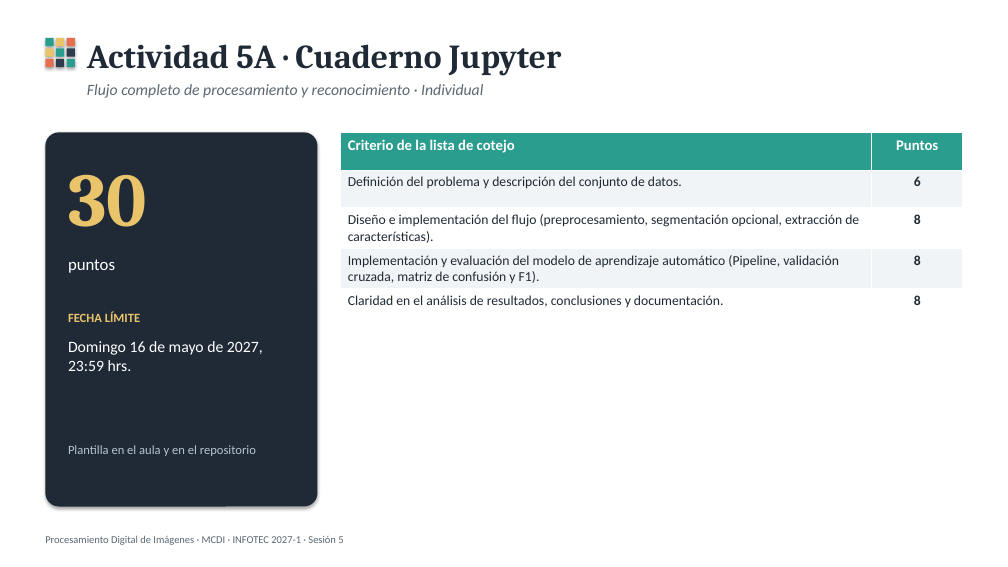
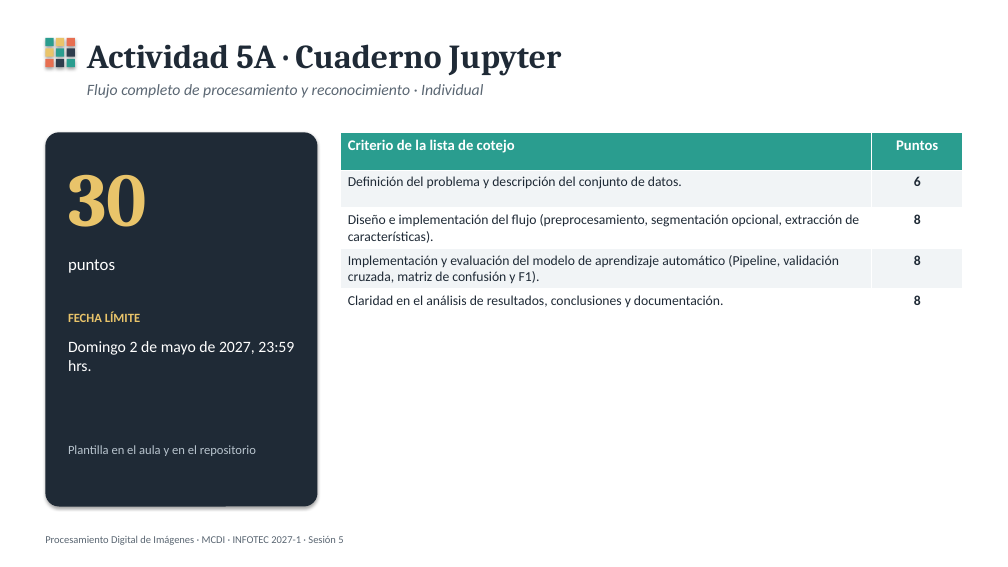
Before and after one commit to egonzalez1989/pdi-mcdi, a slide deck: slide 11 of presentaciones/S5_Reconocimiento_clasico_y_profundo.pptx. Drawn at 1008x567 pixels with LibreOffice and Linux fonts; fonts in the diff are those of the drawing. Boxes give left, top, right and bottom in pixels: in the first picture for what was removed or moved away, otherwise in the second. Text is boxed around its words. In the diff, an @@ line names an element or a change of style, - is before the commit and + after.

```diff
--- a/presentaciones/S5_Reconocimiento_clasico_y_profundo.pptx
+++ b/presentaciones/S5_Reconocimiento_clasico_y_profundo.pptx
@@ text at bbox=[68, 341, 294, 371]: text changed @@
-Domingo 16 de mayo de 2027, 23:59 hrs.
+Domingo 2 de mayo de 2027, 23:59 hrs.
```
Also in this commit, not shown: 1 other slide changed, 33 other files.
